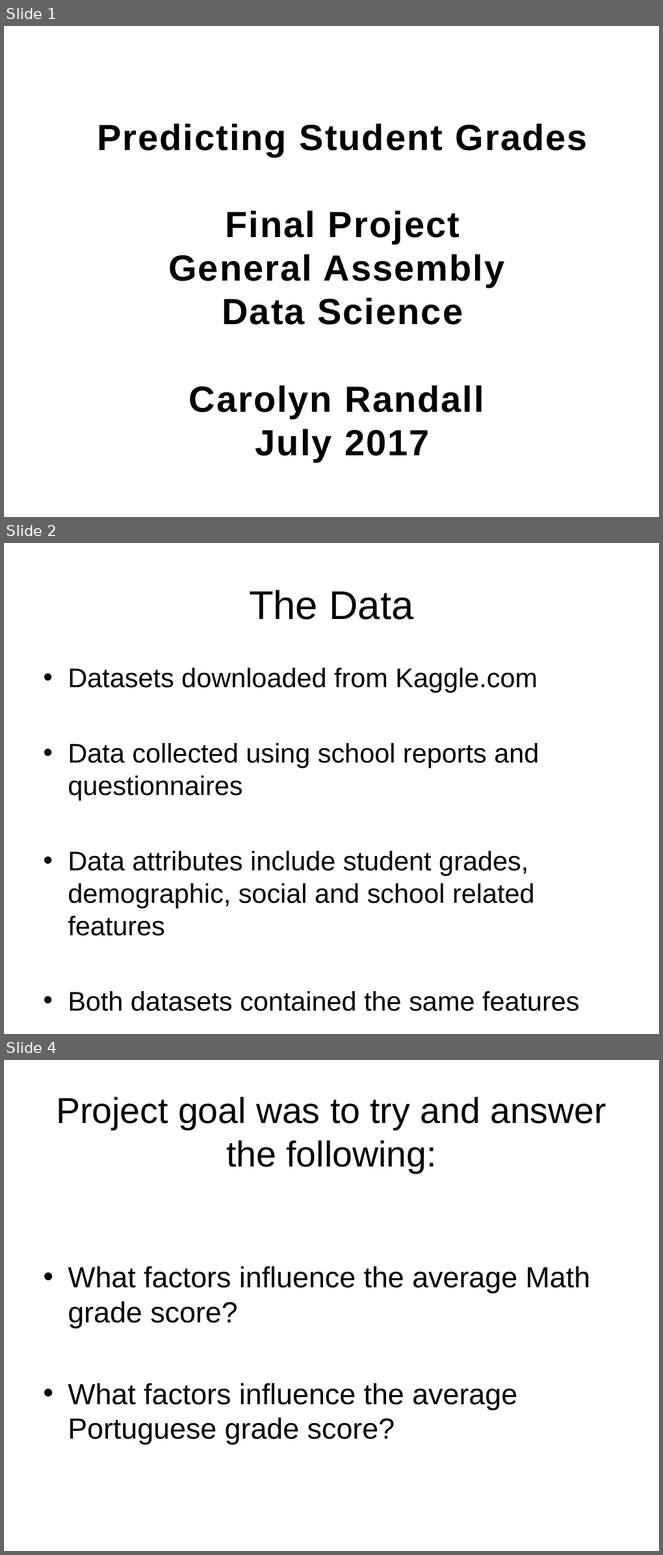
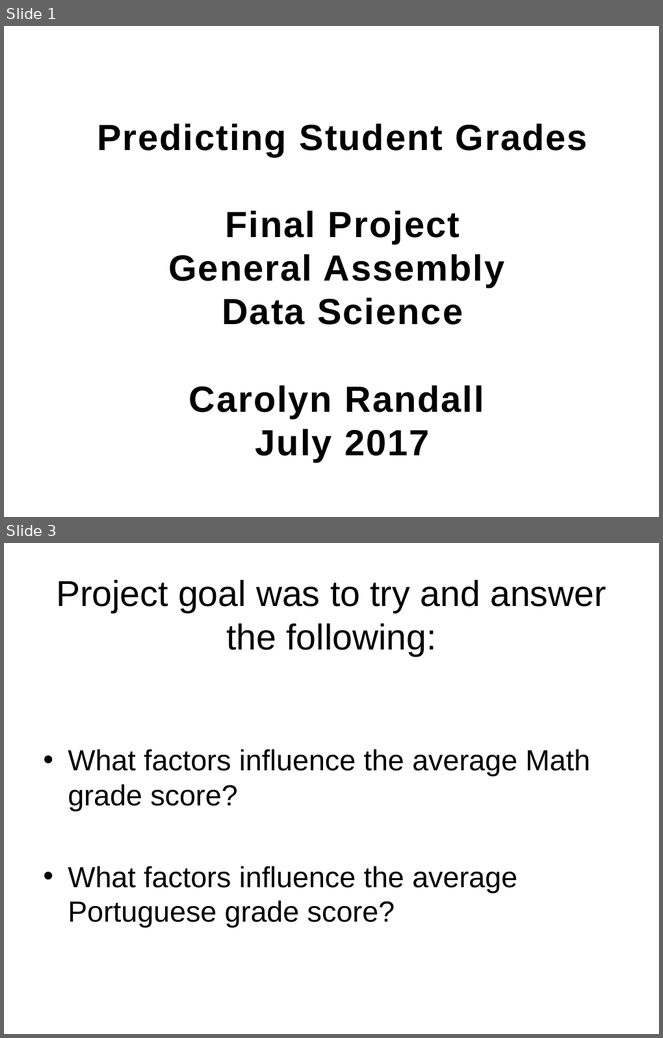
Before and after one commit to cfrandall2/CarolynProject, a slide deck: Carolyn_Randall_DSProject.pptx. Shown one above the other, each under a label of ours: slides 1, 2 and 4 before the commit, slides 1 and 3 after it; the slides between them are not shown. The pictures are 663x1555 and 663x1038 pixels, drawn with LibreOffice and Linux fonts; fonts in the diff are those of the drawing. Boxes give left, top, right and bottom in pixels: in the first picture for what was removed or moved away, otherwise in the second. Text is boxed around its words. In the diff, an @@ line names an element or a change of style, - is before the commit and + after.

```diff
--- a/Carolyn_Randall_DSProject.pptx
+++ b/Carolyn_Randall_DSProject.pptx
@@ slide 2 removed at [4,543,659,1034], background #FFFFFF @@
@@ title removed at [249,590,414,620] @@
-The Data
@@ text removed at [68,668,580,1012] @@
-• Datasets downloaded from Kaggle.com
-• Data collected using school reports and questionnaires
-• Data attributes include student grades, demographic, social and school related features
-• Both datasets contained the same features
@@ what was slide 4 is now slide 3 @@
```
Also in this commit, not shown: 4 slides changed.
